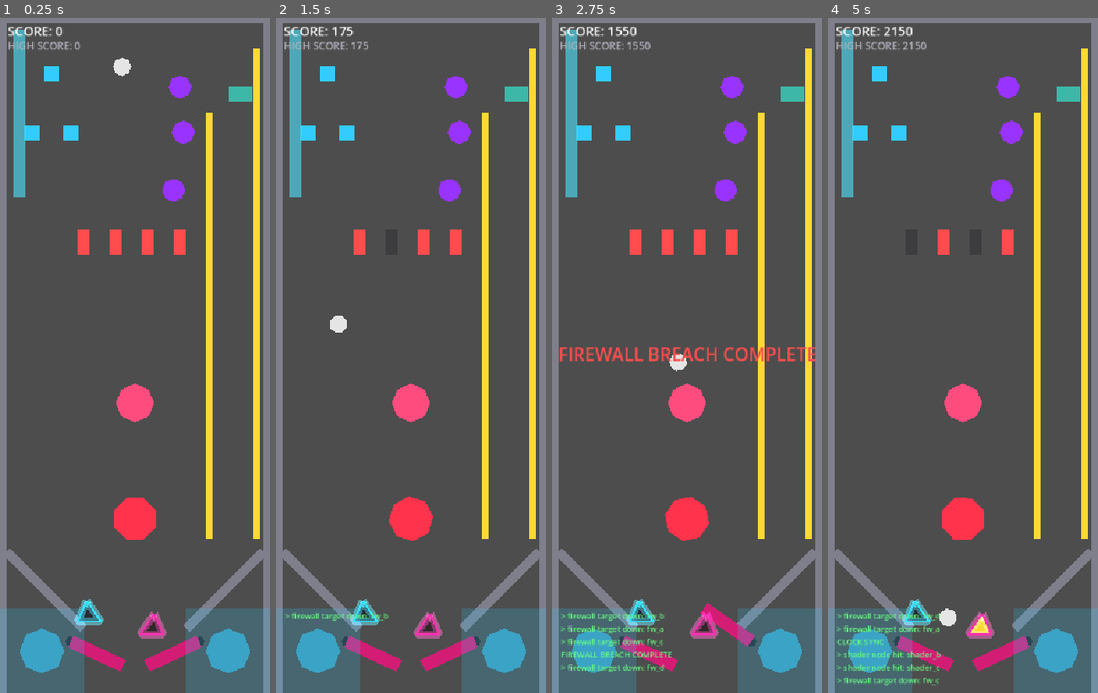
Above: before the commit, frames 1-4 (left to right).
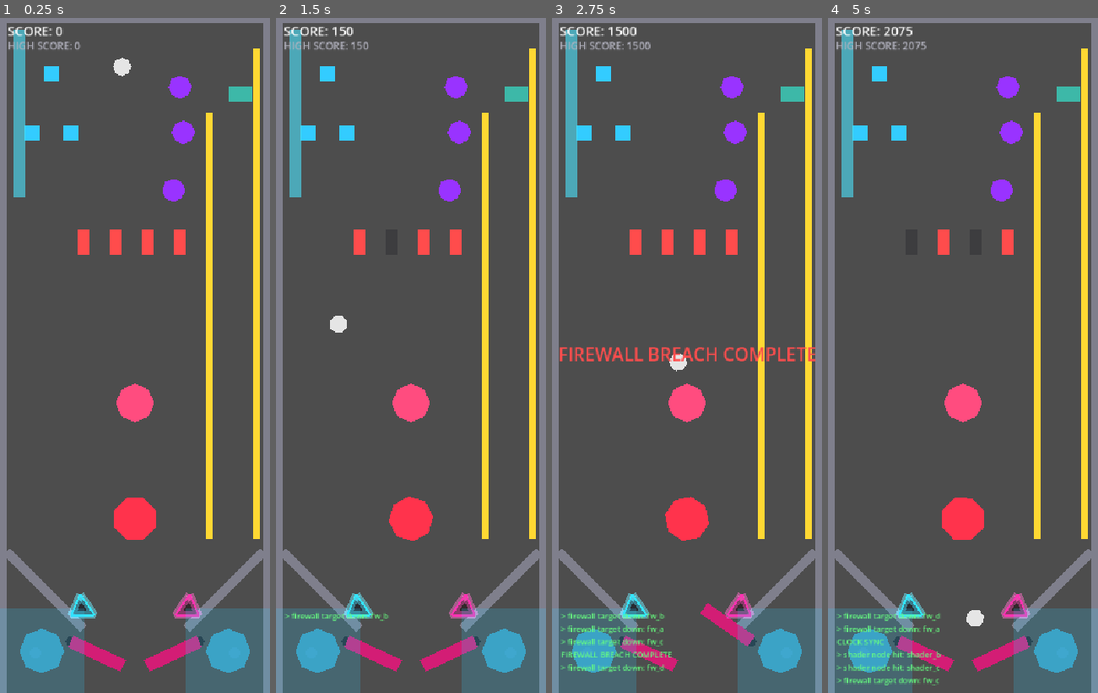
Above: after the commit, the same moments.

Repository: nobody174/pinball-adventure
Game: Godot game, scene res://tables/the_glitch/the_glitch.tscn
Same seed, same stepped clock (60 frames per second), same inputs: the game is played once before the commit and once after it. This scene is started directly instead of the project's main scene.
Inputs (mouse positions are in pixels of both pictures, inside the frame that each line leads up to):
- Up to frame 1 (0.25 s): no input
- Up to frame 2 (1.5 s): tap Enter at 0.5 s; move the mouse to (470, 321) at 0.52 s; hold Right (flip_right) 0.53-1.25 s; tap Up (launch_ball) at 0.6 s; click (470, 321) at 0.67 s; drag from (357, 389) to (327, 72) at 1.27 s
- Up to frame 3 (2.75 s): move the mouse to (714, 207) at 2.02 s; hold Right (flip_right) from 2.03 s (still down); hold Shift from 2.03 s (still down)
- Up to frame 4 (5 s): release Right (flip_right) at 2.75 s; release Shift at 2.75 s; drag from (949, 490) to (860, 132) at 2.77 s; move the mouse to (1044, 456) at 3.52 s; hold Left (flip_left) 3.53-4.25 s; tap Ctrl at 3.6 s; drag from (882, 254) to (860, 132) at 4.27 s

The runs differ from the first frame. In frame 1, 1.0% of the frame differs, in the area x 25-75%, y 85-92%; in frame 2, 1.0%; in frame 3, 1.0%; in frame 4, 1.2%, in the area x 23-75%, y 1-92%.

Commit message:
feat(the_glitch): fix slingshot mirroring, add outlane divider posts
RightSlingshot was placed near table-center (x=240) instead of
mirroring LeftSlingshot against its guide (x should be ~285-295) —
this was the actual bug behind the "weird" slingshot placement, not
just a visual polish issue. Both slingshots now sit correctly funneled
against their guide's lower endpoint, mirrored.

Added small static divider posts at the inlane/outlane split on each
side (dead rubber post), referencing a classic EM/solid-state layout
sketch for the lower-playfield zone. Ramps, pop bumpers, drop/standup
targets, and the middle/upper zone are a separate follow-up pass.

Diff:
--- a/tables/the_glitch/the_glitch.tscn
+++ b/tables/the_glitch/the_glitch.tscn
@@ -40,6 +40,9 @@
 [sub_resource type="CanvasItemMaterial" id="CanvasItemMaterial_neon_glow"]
 blend_mode = 1
 
+[sub_resource type="CircleShape2D" id="CircleShape2D_lane_post"]
+radius = 9.0
+
 [node name="TheGlitch" unique_id=1364637713 instance=ExtResource("1_base")]
 script = ExtResource("4_glitch")
 
@@ -104,7 +107,7 @@
 polygon = PackedVector2Array(35, 0, 24.75, 24.75, 0, 35, -24.75, 24.75, -35, 0, -24.75, -24.75, 0, -35, 24.75, -24.75)
 
 [node name="LeftSlingshot" type="Area2D" parent="." index="6" unique_id=1190830539]
-position = Vector2(135, 575)
+position = Vector2(125, 565)
 script = ExtResource("6_slingshot")
 kick_direction = Vector2(-0.4, -1)
 kick_strength = 450.0
@@ -131,7 +134,7 @@
 joint_mode = 1
 
 [node name="RightSlingshot" type="Area2D" parent="." index="7" unique_id=946211689]
-position = Vector2(240, 595)
+position = Vector2(295, 565)
 script = ExtResource("6_slingshot")
 kick_direction = Vector2(0.4, -1)
 kick_strength = 450.0
@@ -157,7 +160,27 @@
 default_color = Color(1, 0.2, 0.7, 1)
 joint_mode = 1
 
-[node name="SpriteCacheBumpers" type="Node2D" parent="." index="8" unique_id=556817153]
+[node name="LeftOutlanePost" type="StaticBody2D" parent="." index="8"]
+position = Vector2(55, 638)
+
+[node name="CollisionShape2D" type="CollisionShape2D" parent="LeftOutlanePost" index="0"]
+shape = SubResource("CircleShape2D_lane_post")
+
+[node name="Sprite" type="Polygon2D" parent="LeftOutlanePost" index="1"]
+color = Color(0.35, 0.35, 0.4, 1)
+polygon = PackedVector2Array(9, 0, 6.364, 6.364, 0, 9, -6.364, 6.364, -9, 0, -6.364, -6.364, 0, -9, 6.364, -6.364)
+
+[node name="RightOutlanePost" type="StaticBody2D" parent="." index="9"]
+position = Vector2(365, 638)
+
+[node name="CollisionShape2D" type="CollisionShape2D" parent="RightOutlanePost" index="0"]
+shape = SubResource("CircleShape2D_lane_post")
+
+[node name="Sprite" type="Polygon2D" parent="RightOutlanePost" index="1"]
+color = Color(0.35, 0.35, 0.4, 1)
+polygon = PackedVector2Array(9, 0, 6.364, 6.364, 0, 9, -6.364, 6.364, -9, 0, -6.364, -6.364, 0, -9, 6.364, -6.364)
+
+[node name="SpriteCacheBumpers" type="Node2D" parent="." index="10" unique_id=556817153]
 
 [node name="CacheBumperA" type="StaticBody2D" parent="SpriteCacheBumpers" index="0" unique_id=1368140525]
 position = Vector2(280, -240)
@@ -213,7 +236,7 @@
 [node name="CollisionShape2D" type="CollisionShape2D" parent="SpriteCacheBumpers/CacheBumperC/KickArea" index="0" unique_id=2104524530]
 shape = SubResource("CircleShape2D_cache_bumper")
 
-[node name="ClockLane" type="Area2D" parent="." index="9" unique_id=2044595204]
+[node name="ClockLane" type="Area2D" parent="." index="11" unique_id=2044595204]
 position = Vector2(30, -200)
 script = ExtResource("3_target")
 target_id = "clock_lane"
@@ -226,7 +249,7 @@
 color = Color(0.3, 0.9, 1, 0.6)
 polygon = PackedVector2Array(-9, -130, 9, -130, 9, 130, -9, 130)
 
-[node name="FirewallBreach" type="Node2D" parent="." index="10" unique_id=756633679]
+[node name="FirewallBreach" type="Node2D" parent="." index="12" unique_id=756633679]
 
 [node name="FirewallA" type="Area2D" parent="FirewallBreach" index="0" unique_id=2074171290]
 position = Vector2(130, 0)
@@ -276,7 +299,7 @@
 color = Color(1, 0.3, 0.3, 1)
 polygon = PackedVector2Array(-10, -20, 10, -20, 10, 20, -10, 20)
 
-[node name="VramPipeline" type="Area2D" parent="." index="11" unique_id=1516095850]
+[node name="VramPipeline" type="Area2D" parent="." index="13" unique_id=1516095850]
 position = Vector2(375, -230)
 script = ExtResource("3_target")
 target_id = "vram_pipeline"
@@ -289,7 +312,7 @@
 color = Color(0.2, 1, 0.9, 0.6)
 polygon = PackedVector2Array(-18, -12, 18, -12, 18, 12, -18, 12)
 
-[node name="Feedback" type="CanvasLayer" parent="." index="12" unique_id=1738526509]
+[node name="Feedback" type="CanvasLayer" parent="." index="14" unique_id=1738526509]
 layer = 10
 
 [node name="Label" type="Label" parent="Feedback" index="0" unique_id=1340523282]
